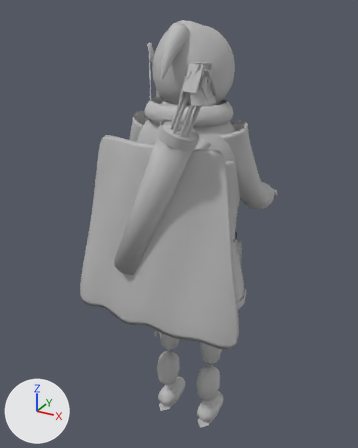
The glTF model assets/champions/thornwright.glb: old version first, new version second.
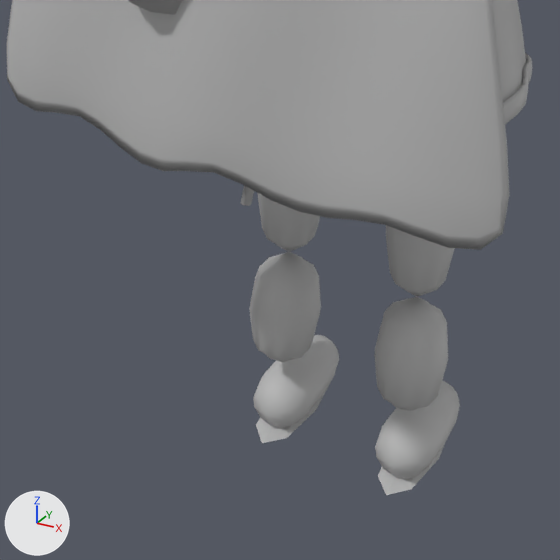
Each version is shown whole from a camera (50 mm lens) standing at (0.846, -1.61, 1.777) and looking at (-0.068, 0.05, 0.947), then close up on the part from 22% to 71% of the width and 60% to 100% of the height. The axes (+X, +Y, +Z) are drawn at lower left. The lights are the same throughout. The last two pictures show the newer version. Vertices at exactly the same position are counted once.

In view in the first close-up: 'Boot_l', 'Boot_r', 'Cape', 'Leg_l', 'Leg_r', 'Tunic' and 2 more.
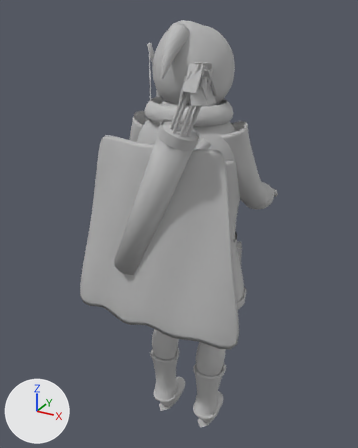
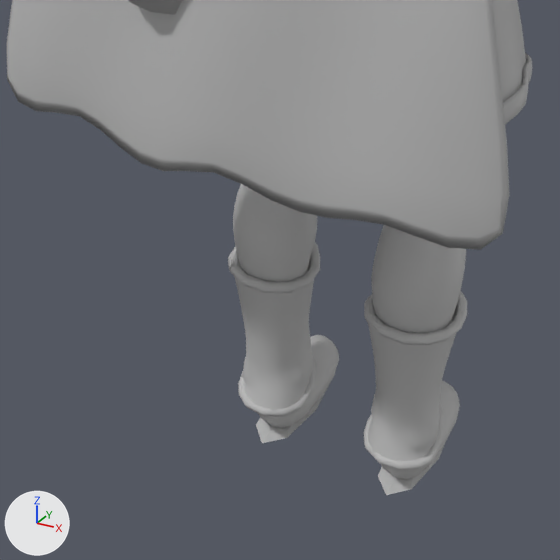
Location of each change, (x1, y1, x2, y2) in pixels of the close-ups (560 x 560 px):
'Leg_r', reshaped: before (374, 226, 455, 411); after (363, 225, 467, 470)
'Leg_l', reshaped (27% wider, 37% taller): before (249, 193, 321, 362); after (228, 184, 320, 416)
part 1 of me_leg_l, rebuilt (33% wider, 65% taller): before (257, 193, 320, 252); after (233, 184, 317, 282)
part 2 of me_leg_l, rebuilt: before (249, 252, 321, 362); after (234, 260, 314, 412)
part 3 of me_leg_l, added: after (238, 356, 316, 416)
part 4 of me_leg_l, added: after (228, 242, 320, 293)
part 5 of me_leg_r, rebuilt: before (386, 226, 455, 297); after (371, 225, 466, 333)
part 6 of me_leg_r, rebuilt: before (374, 297, 448, 411); after (368, 308, 456, 461)
part 7 of me_leg_r, added: after (363, 401, 445, 470)
part 8 of me_leg_r, added: after (364, 291, 467, 345)
'Boot_r', unchanged, covered by the edit: before (375, 381, 460, 495); after (378, 381, 460, 495)

The change, as a list of edits to the scene's bpy script:
```text
Change me_leg_l:
    used by ob_leg_l; location = (0.0, 0.0, 0.0)
    remove me_leg_l.from_pydata(...)  # 204 vertices, 400 faces; spans x -0.165..-0.03, y -0.054..0.095, z 0.116..0.902
    add me_leg_l.from_pydata(...)  # 2368 vertices, 4572 faces; spans x -0.184..-0.001, y -0.119..0.105, z 0.067..1.001
    me_leg_l part 1: the loose piece of 142 vertices spanning x -0.165..-0.03, y -0.054..0.095, z 0.305..0.902 is rebuilt with 1579 vertices and now spans x -0.176..-0.001, y -0.119..0.105, z 0.069..1.001
    me_leg_l part 2: the loose piece of 62 vertices spanning x -0.158..-0.051, y -0.04..0.066, z 0.116..0.305 is rebuilt with 587 vertices and now spans x -0.178..-0.048, y -0.068..0.071, z 0.073..0.313
    me_leg_l part 3: a new loose piece of 106 vertices spanning x -0.166..-0.048, y -0.071..0.055, z 0.067..0.124, in mat_leather (grey #bcbcbc)
    me_leg_l part 4: a new loose piece of 96 vertices spanning x -0.184..-0.043, y -0.069..0.075, z 0.292..0.318, in mat_leather (grey #bcbcbc)
Change me_leg_r:
    used by ob_leg_r; location = (0.0, 0.0, 0.0)
    remove me_leg_r.from_pydata(...)  # 204 vertices, 400 faces; spans x 0.03..0.165, y -0.054..0.095, z 0.116..0.902
    add me_leg_r.from_pydata(...)  # 2367 vertices, 4568 faces; spans x 0.001..0.184, y -0.119..0.105, z 0.067..1.001
    me_leg_r part 5: the loose piece of 142 vertices spanning x 0.03..0.165, y -0.054..0.095, z 0.305..0.902 is rebuilt with 1576 vertices and now spans x 0.001..0.176, y -0.119..0.105, z 0.069..1.001
    me_leg_r part 6: the loose piece of 62 vertices spanning x 0.051..0.158, y -0.04..0.066, z 0.116..0.305 is rebuilt with 587 vertices and now spans x 0.048..0.178, y -0.068..0.07, z 0.072..0.313
    me_leg_r part 7: a new loose piece of 108 vertices spanning x 0.048..0.166, y -0.072..0.054, z 0.067..0.124, in mat_leather (grey #bcbcbc)
    me_leg_r part 8: a new loose piece of 96 vertices spanning x 0.043..0.184, y -0.069..0.075, z 0.292..0.317, in mat_leather (grey #bcbcbc)
```
